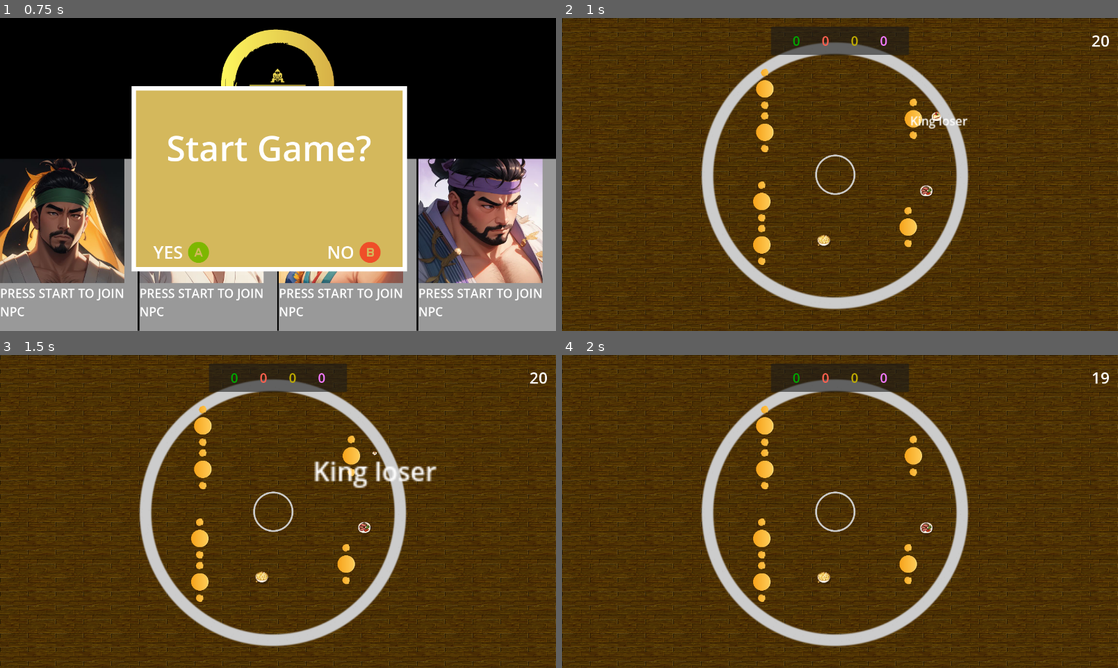
Above: before the commit, frames 1-4 (two rows, left to right).
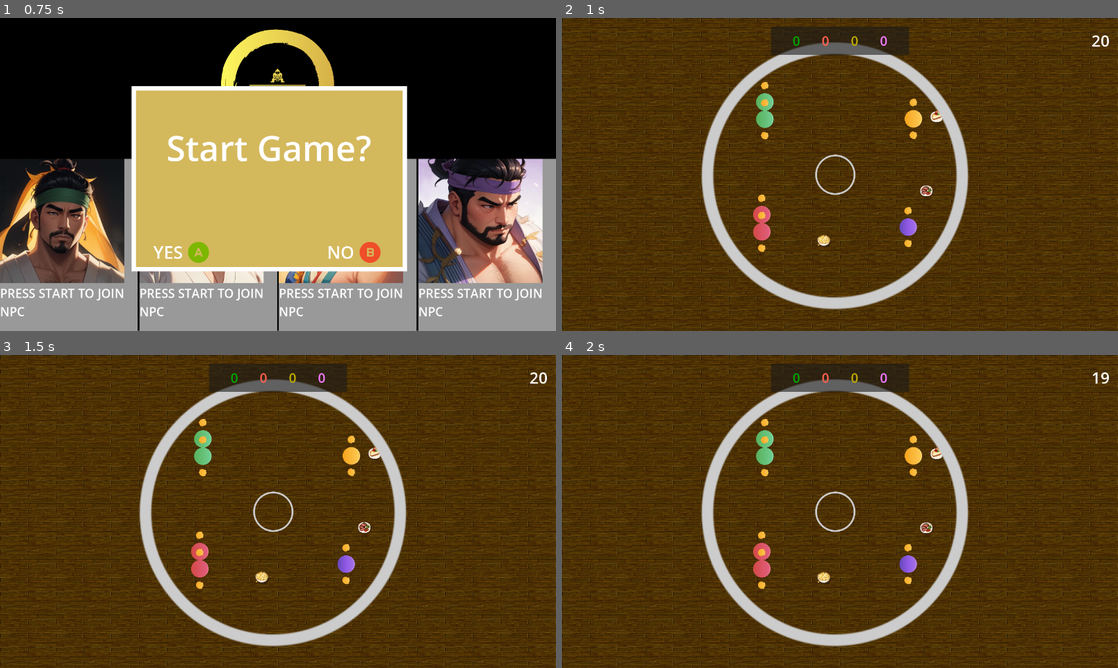
Above: after the commit, the same moments.

Repository: louiidev/ggj24_sumo
Game: Godot game, scene res://Scenes/Lobby.tscn
Two runs of this game, one before a commit and one after it. Both use one fixed random seed, a clock stepped at 60 frames per second and the inputs below.
Inputs:
- Up to frame 1 (0.75 s): tap Enter (ui_accept) at 0.5 s
- Up to frame 2 (1 s): tap Enter (ui_accept) at 0.77 s
- Up to frame 3 (1.5 s): no input
- Up to frame 4 (2 s): tap Enter (ui_accept) at 1.52 s

Frame 1 is identical in both runs. In frame 2, 1.4% of the frame differs, in the area x 34-73%, y 16-79%; in frame 3, 2.1%, in the area x 34-79%, y 16-79%; in frame 4, 1.3%.

Commit message:
changing sprite colors

Diff:
--- a/Scenes/Player.gd
+++ b/Scenes/Player.gd
@@ -12,12 +12,27 @@
 
 var hasTackled: bool = false;
 
+var portrait_paths = [
+	"green",
+	"red",
+	"yellow",
+	"purple"
+]
+
+@onready var body: Sprite2D = $Node2D/Body
+
+func set_sprite():
+	var image = Image.load_from_file("res://Assets/" + portrait_paths[deviceId] + "_body_circle.png")
+	var texture = ImageTexture.create_from_image(image)
+	body.texture = texture
+
 
 # Called when the node enters the scene tree for the first time.
 func _ready():
 	gravity_scale = 0.0
 	lock_rotation = true
 	GameGlobals.updateScore.connect(scoreUpdate)
+	set_sprite()
 
 func _process(delta):
 	if !is_player:
--- a/Scenes/Player.tscn
+++ b/Scenes/Player.tscn
@@ -1,26 +1,18 @@
-[gd_scene load_steps=6 format=3 uid="uid://dm0ygsrgxenrw"]
+[gd_scene load_steps=5 format=3 uid="uid://dm0ygsrgxenrw"]
 
 [ext_resource type="Script" path="res://Scenes/Player.gd" id="1_ut18v"]
 [ext_resource type="Texture2D" uid="uid://bjl5gevyspfrc" path="res://Assets/yellow_body_circle.png" id="1_y6q1p"]
 [ext_resource type="Texture2D" uid="uid://iap31w80ittw" path="res://Assets/hand_yellow_closed.png" id="2_sokx8"]
 
-[sub_resource type="PhysicsMaterial" id="PhysicsMaterial_542as"]
-bounce = 1.0
-
 [sub_resource type="CircleShape2D" id="CircleShape2D_kk4rx"]
 
 [node name="Player" type="RigidBody2D"]
 mass = 2.0
-physics_material_override = SubResource("PhysicsMaterial_542as")
-inertia = 1000.0
-continuous_cd = 1
-max_contacts_reported = 1
-contact_monitor = true
-linear_damp = 2.0
+linear_damp = 1.3
 script = ExtResource("1_ut18v")
 
 [node name="CollisionShape2D" type="CollisionShape2D" parent="."]
-scale = Vector2(5, 5)
+scale = Vector2(2, 2)
 shape = SubResource("CircleShape2D_kk4rx")
 
 [node name="Node2D" type="Node2D" parent="."]
@@ -40,10 +32,5 @@
 flip_h = true
 
 [node name="ScoreChange" type="Label" parent="."]
-visible = false
-offset_left = -1.0
-offset_top = -54.0
-offset_right = 39.0
-offset_bottom = -31.0
-theme_override_colors/font_color = Color(0, 0.713726, 0, 1)
-text = "+5"
+offset_right = 40.0
+offset_bottom = 23.0
Binary file added: Assets/green_body_circle.png
Not shown, added: Assets/green_body_circle.png.import
Binary file added: Assets/purple_body_circle.png
Not shown, added: Assets/purple_body_circle.png.import
Binary file added: Assets/red_body_circle.png
Not shown, added: Assets/red_body_circle.png.import
Not shown: 1 places in Scenes/main.tscn that only renumber resources
